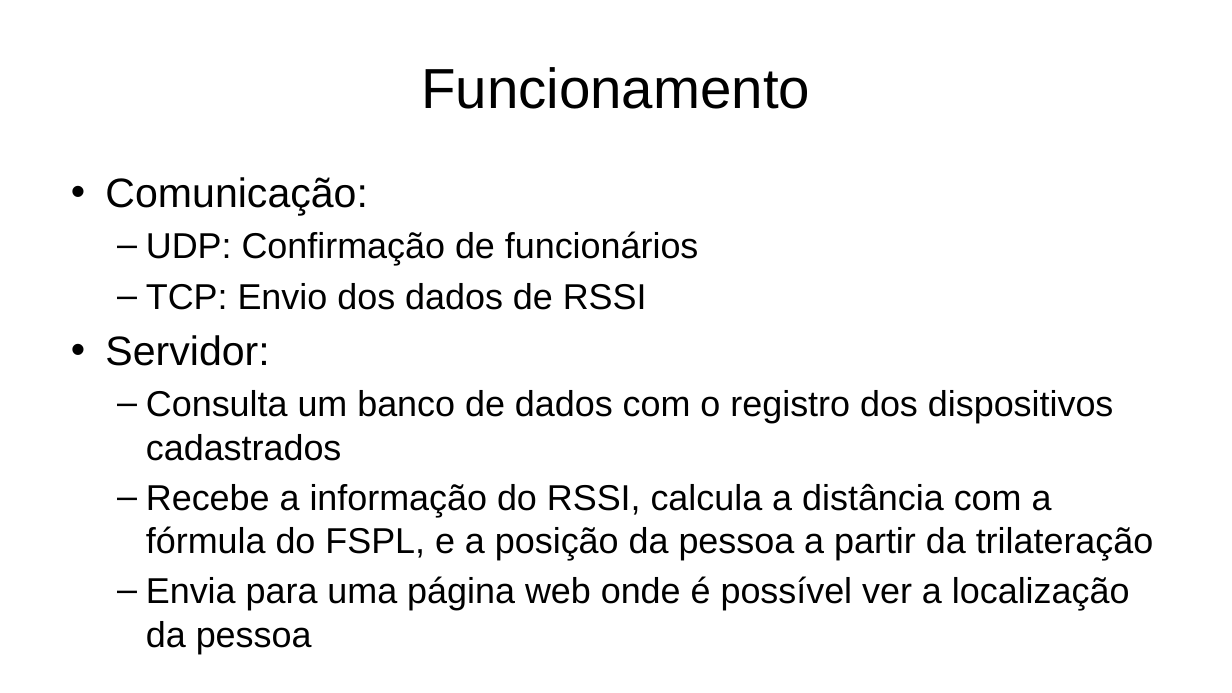
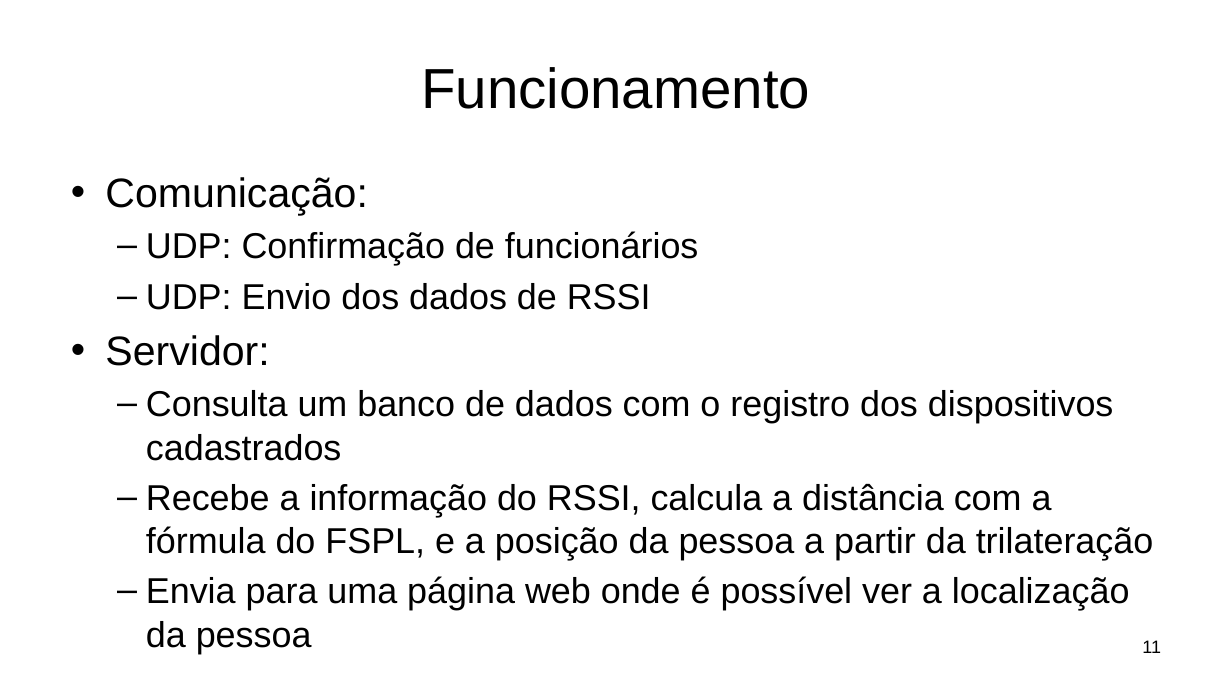
Before and after one commit to Guigajks/PI-VIII, a slide deck: slide 11 of Documentação/Apresentação Projeto PID.pptx. Drawn at 1232x693 pixels with LibreOffice and Linux fonts; fonts in the diff are those of the drawing; background and template pictures are left out. Boxes give left, top, right and bottom in pixels: in the first picture for what was removed or moved away, otherwise in the second. Text is boxed around its words. In the diff, an @@ line names an element or a change of style, - is before the commit and + after.

```diff
--- a/Documentação/Apresentação Projeto PID.pptx
+++ b/Documentação/Apresentação Projeto PID.pptx
@@ text at <box>146,283,651,310</box>: text changed @@
-  – TCP: Envio dos dados de RSSI
+  – UDP: Envio dos dados de RSSI
@@ page number added at <box>1142,640,1161,653</box>, 14 pt, text #000000 @@
+11
```
Also in this commit, not shown: 11 other slides changed, 7 slides added, 6 other files.
